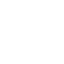
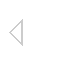
Before/after of a (64, 64) layered artwork. What changed in the layer stack:
painted on "Layer 9" over left=9, top=19, right=23, bottom=46
